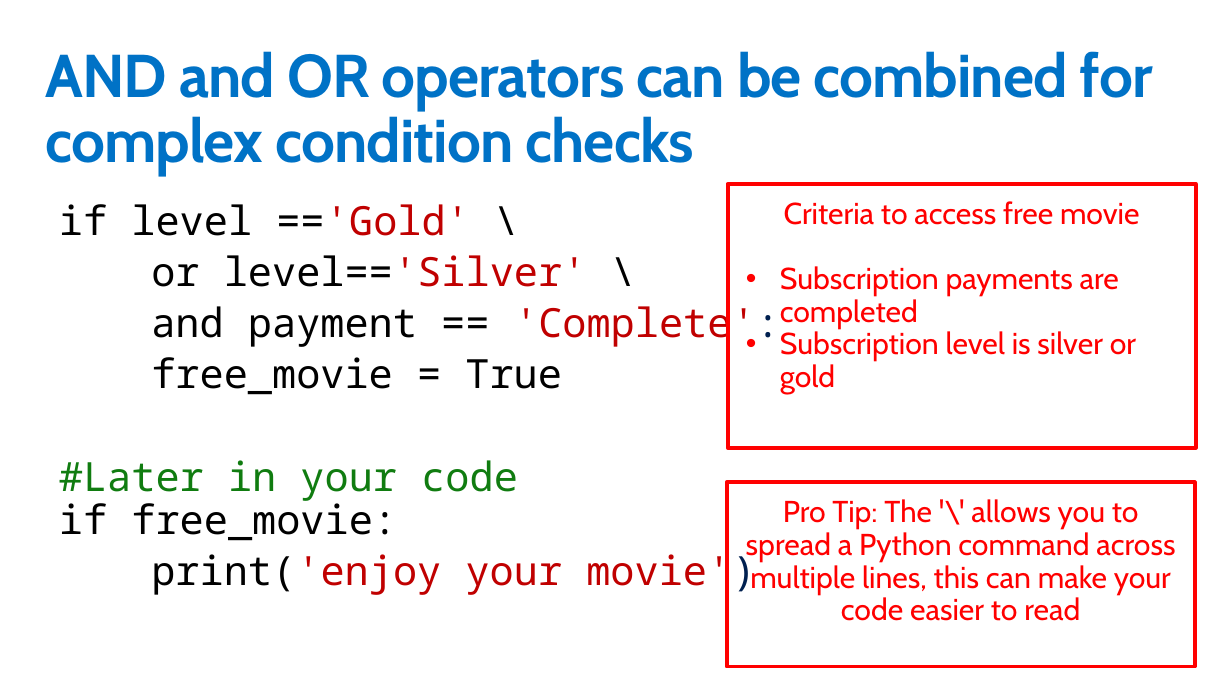
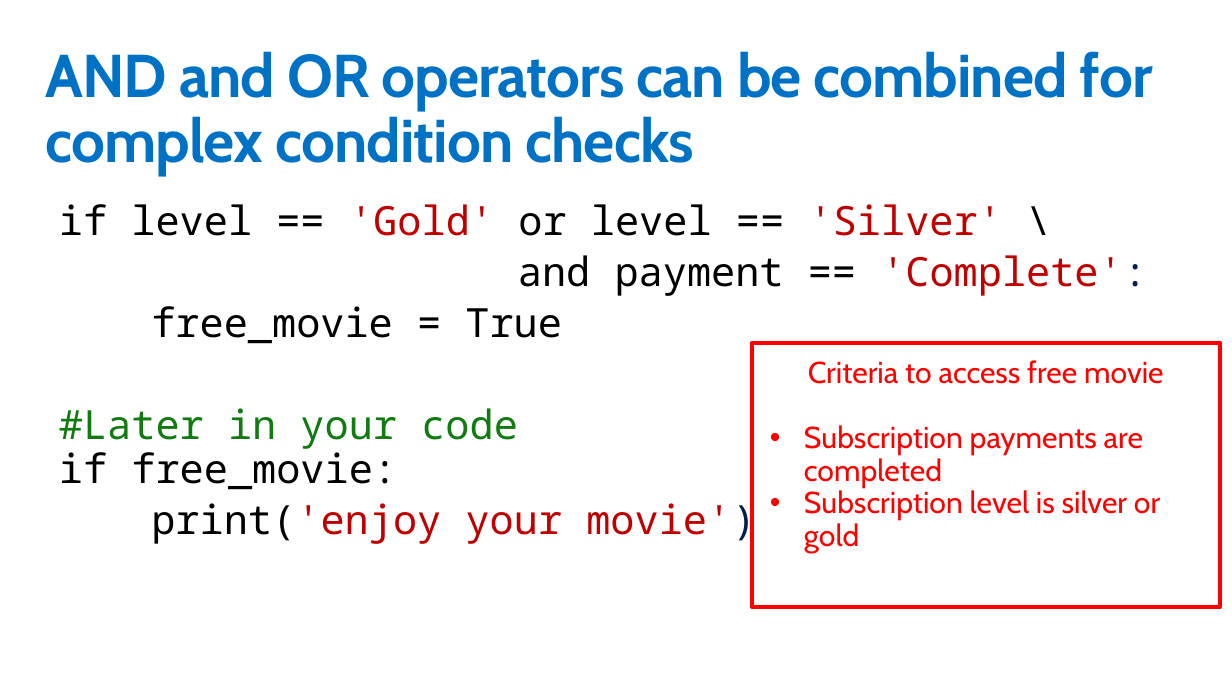
Before and after one commit to GeekTrainer/python-getting-started, a slide deck: slide 5 of Slides/10 - ComplexConditionChecks.pptx. Drawn at 1232x693 pixels with LibreOffice and Linux fonts; fonts in the diff are those of the drawing. Boxes give left, top, right and bottom in pixels: in the first picture for what was removed or moved away, otherwise in the second. Text is boxed around its words. In the diff, an @@ line names an element or a change of style, - is before the commit and + after.

```diff
--- a/Slides/10 - ComplexConditionChecks.pptx
+++ b/Slides/10 - ComplexConditionChecks.pptx
@@ text at box(59, 204, 1002, 236): text changed @@
-if level =='Gold' \
-or level=='Silver' \
+if level == 'Gold' or level == 'Silver' \
@@ rectangle "Criteria to access free movie": place and size @@
-rectangle "Criteria to access free movie" at box(727, 184, 1196, 448)
+rectangle "Criteria to access free movie" at box(752, 342, 1220, 607)
@@ rectangle removed at box(727, 482, 1195, 666) @@
-Pro Tip: The '\' allows you to spread a Python command across multiple lines, this can make your code easier to read
```
Also in this commit, not shown: 3 other slides changed, 3 other files.
